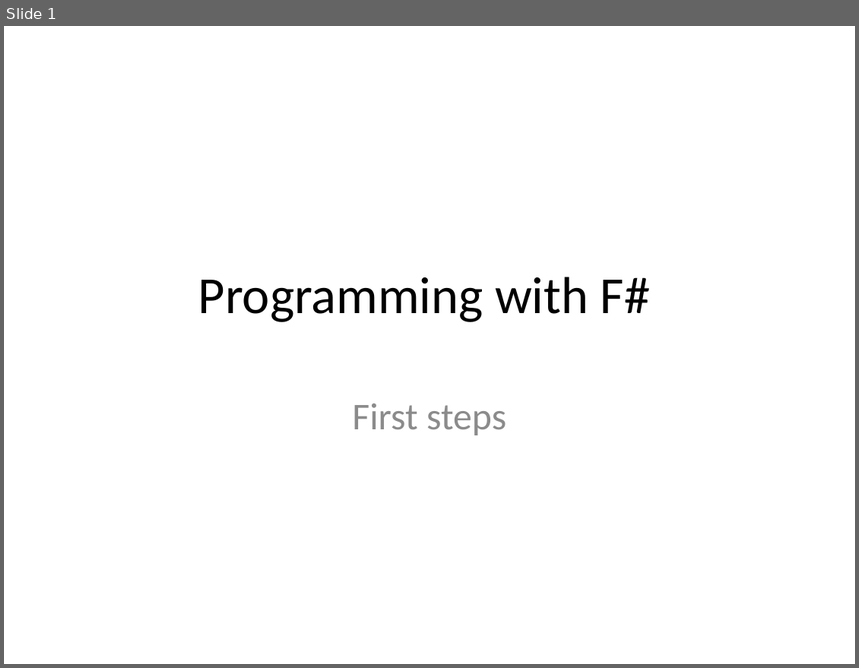
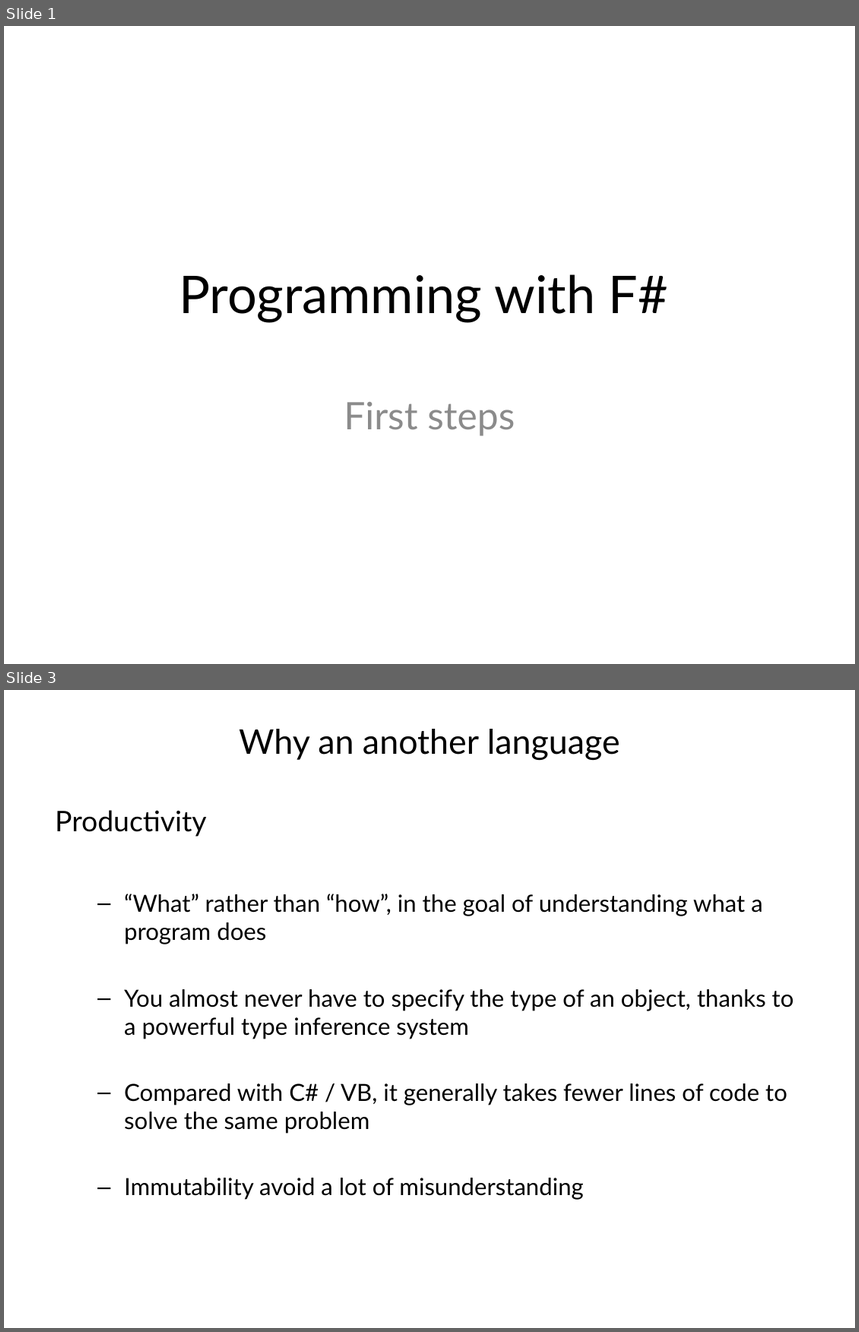
Before and after one commit to vba/presentations, a slide deck: fsharp/part1/presentation.pptx. Shown one above the other, each under a label of ours: slide 1 before the commit, slides 1 and 3 after it; the slides between them are not shown. The pictures are 859x668 and 859x1332 pixels, drawn with LibreOffice and Linux fonts; fonts in the diff are those of the drawing. Boxes give left, top, right and bottom in pixels: in the first picture for what was removed or moved away, otherwise in the second. Text is boxed around its words. In the diff, an @@ line names an element or a change of style, - is before the commit and + after.

```diff
--- a/fsharp/part1/presentation.pptx
+++ b/fsharp/part1/presentation.pptx
@@ slide 3 added at (4,690,855,1328), background #FFFFFF @@
@@ title added at (239,729,620,761), 28.8 pt, text #000000 @@
+Why an another language
@@ text added at (55,810,794,1200), 20 pt, text #000000 @@
+Productivity
+  – “What” rather than “how”, in the goal of understanding what a program does
+  – You almost never have to specify the type of an object, thanks to a powerful type inference system
+  – Compared with C# / VB, it generally takes fewer lines of code to solve the same problem
+  – Immutability avoid a lot of misunderstanding
@@ slide 1 changed as well @@
@@ title "Programming with F#" at (179,275,668,323): font Calibri to Lato @@
@@ subtitle "First steps" at (344,402,515,436): font Calibri to Lato @@
```
Also in this commit, not shown: 4 other slides added, 1 other file.
